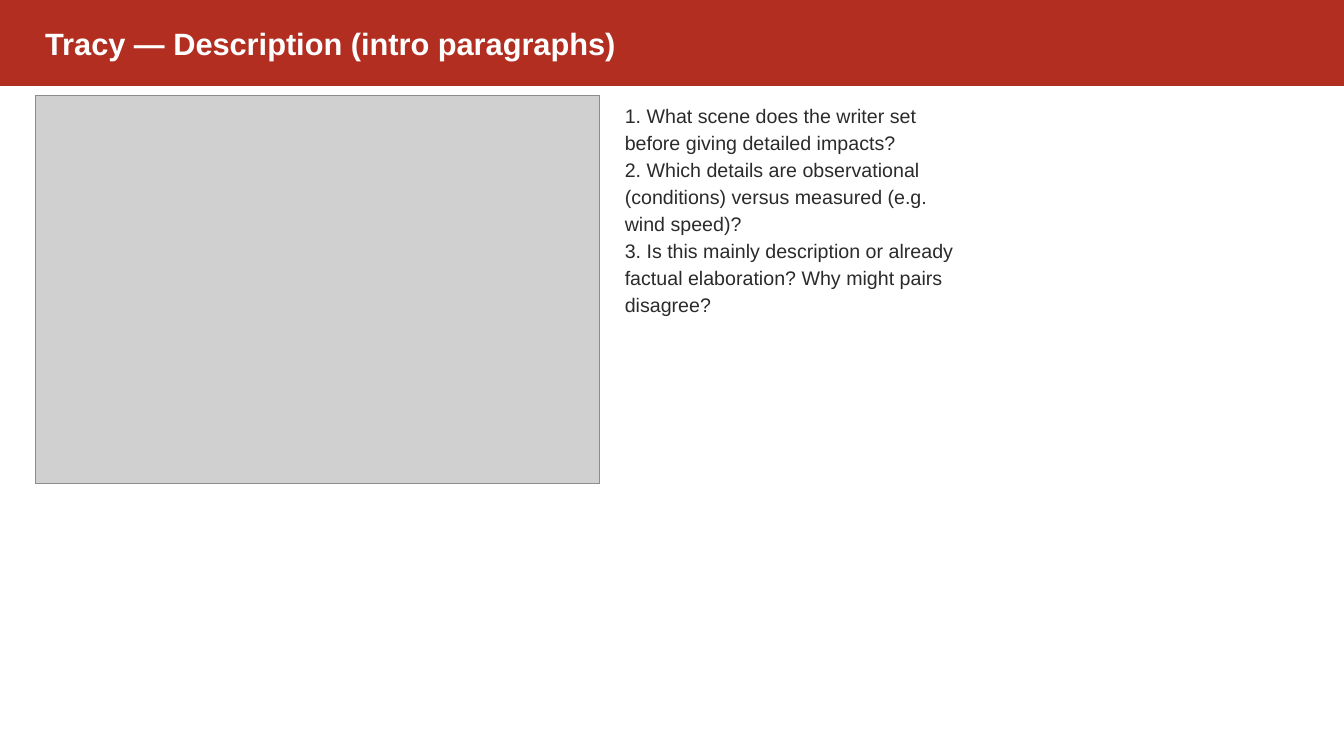
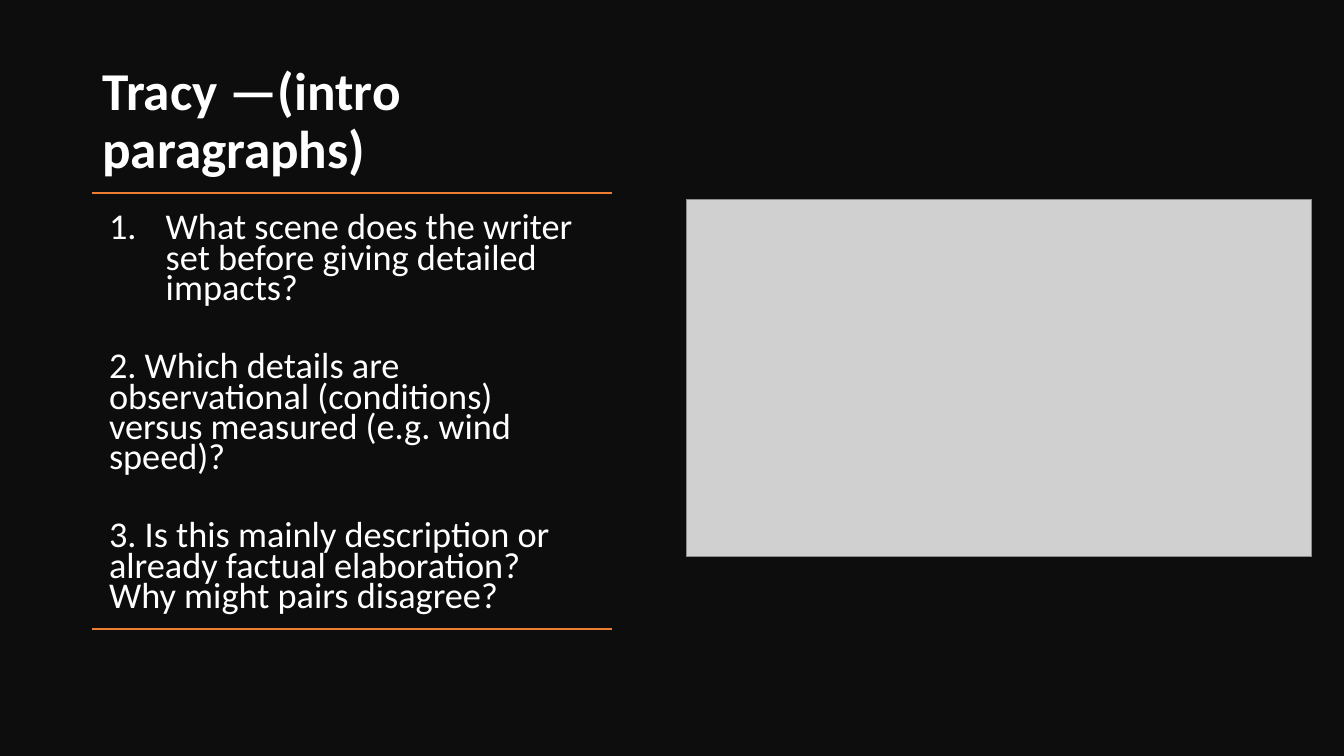
Before and after one commit to dsuth10/Joshua, a slide deck: slide 13 of Units/English/English_Unit_2/Lesson_Plans/Lesson_02_Slides.pptx. Drawn at 1344x756 pixels with LibreOffice and Linux fonts; fonts in the diff are those of the drawing; grey boxes stand for pictures. Boxes give left, top, right and bottom in pixels: in the first picture for what was removed or moved away, otherwise in the second. Text is boxed around its words. In the diff, an @@ line names an element or a change of style, - is before the commit and + after.

```diff
--- a/Units/English/English_Unit_2/Lesson_Plans/Lesson_02_Slides.pptx
+++ b/Units/English/English_Unit_2/Lesson_Plans/Lesson_02_Slides.pptx
@@ rectangle removed at [0,0,1344,86] @@
@@ rectangle added at [0,0,1344,756], fill #0D0D0D @@
@@ text "Tracy —(intro paragraphs)" at [102,70,401,177]: vertical alignment middle to bottom @@
@@ text at [102,70,401,177]: text changed; size 22 to 38 pt; font Arial to Calibri @@
-Tracy — Description (intro paragraphs)
+Tracy —(intro paragraphs)
@@ line added from (612, 193) to (92, 193), #ED7D31 1 pt @@
@@ picture: place and size @@
-picture at [35,96,600,484]
+picture at [687,200,1312,558]
@@ text "What scene does the writer ...": place and size @@
-text "What scene does the writer ..." at [625,108,953,316]
+text "What scene does the writer ..." at [109,213,572,615]
@@ text at [166,213,572,306]: text changed; size 14 to 25.9 pt; font Arial to Calibri; text colour #2B2B2B to #FFFFFF @@
-1. What scene does the writer set before giving detailed impacts?
+1. What scene does the writer set before giving detailed impacts?
@@ text at [109,352,550,615]: size 14 to 25.9 pt, font Arial to Calibri, text colour #2B2B2B to #FFFFFF in "2. Which details are observational (conditions) versus ...", "3. Is this mainly description or already ..."; line spacing 1.15 to 0.7; more space between paragraphs @@
@@ line added from (612, 629) to (92, 629), #ED7D31 1 pt @@
```
Also in this commit, not shown: 16 other slides changed, 1 other file.
